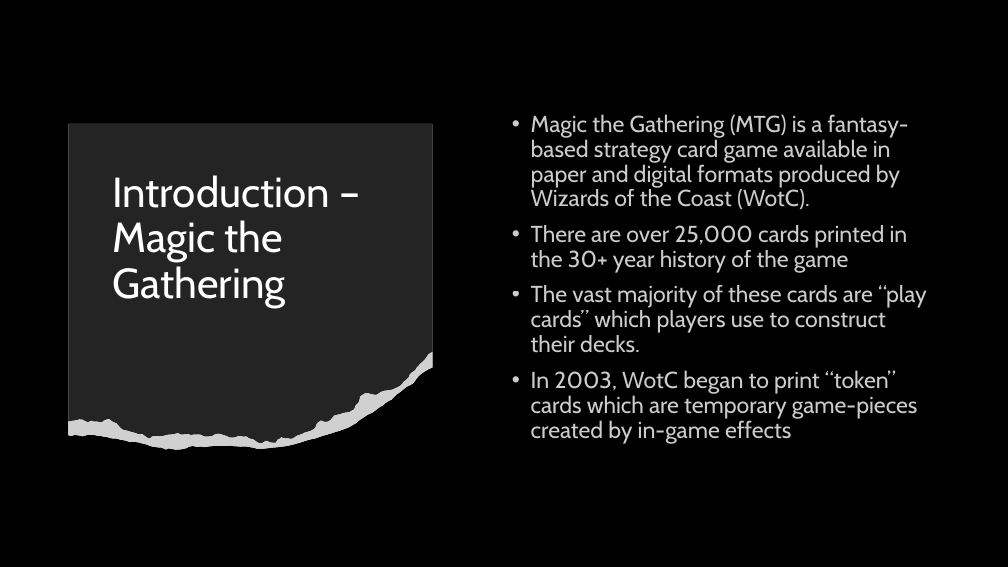
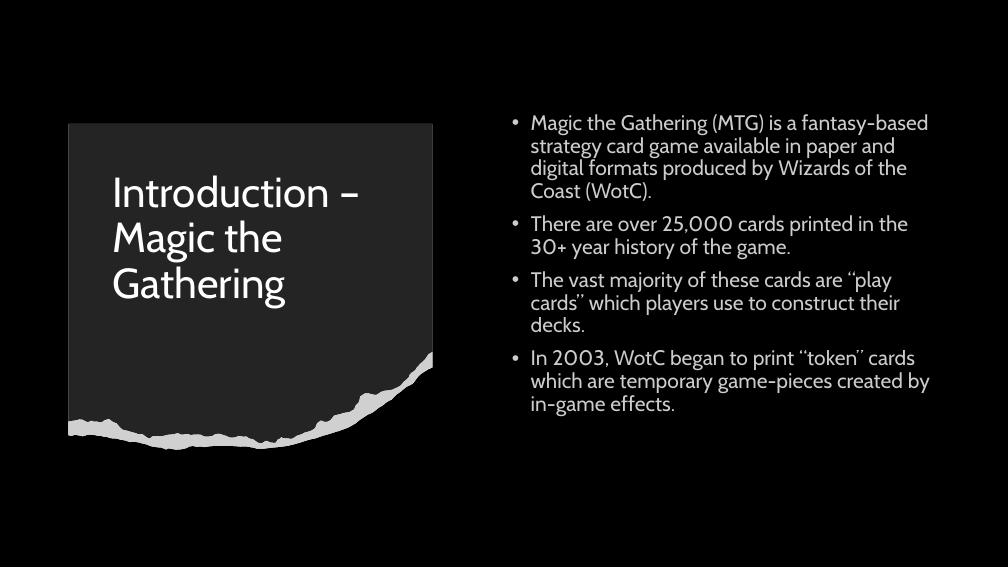
Before and after one commit to valdesgabriel/mtg-image-classification, a slide deck: slide 2 of presentation/Binary Image Classification Presentation.pptx. Drawn at 1008x567 pixels with LibreOffice and Linux fonts; fonts in the diff are those of the drawing; grey boxes stand for pictures. Boxes give left, top, right and bottom in pixels: in the first picture for what was removed or moved away, otherwise in the second. Text is boxed around its words. In the diff, an @@ line names an element or a change of style, - is before the commit and + after.

```diff
--- a/presentation/Binary Image Classification Presentation.pptx
+++ b/presentation/Binary Image Classification Presentation.pptx
@@ text at <box>531,114,929,332</box>: size 22 to 20 pt in "Magic the Gathering (MTG) is a fantasy-based ...", "The vast majority of these cards are ..." @@
@@ text at <box>531,215,908,260</box>: text changed; size 22 to 20 pt @@
-• There are over 25,000 cards printed in the 30+ year history of the game
+• There are over 25,000 cards printed in the 30+ year history of the game.
@@ text at <box>531,350,930,417</box>: text changed; size 22 to 20 pt @@
-• In 2003, WotC began to print “token” cards which are temporary game-pieces created by in-game effects
+• In 2003, WotC began to print “token” cards which are temporary game-pieces created by in-game effects.
```
Also in this commit, not shown: 7 other slides changed, 1 slide added, 2 other files.
